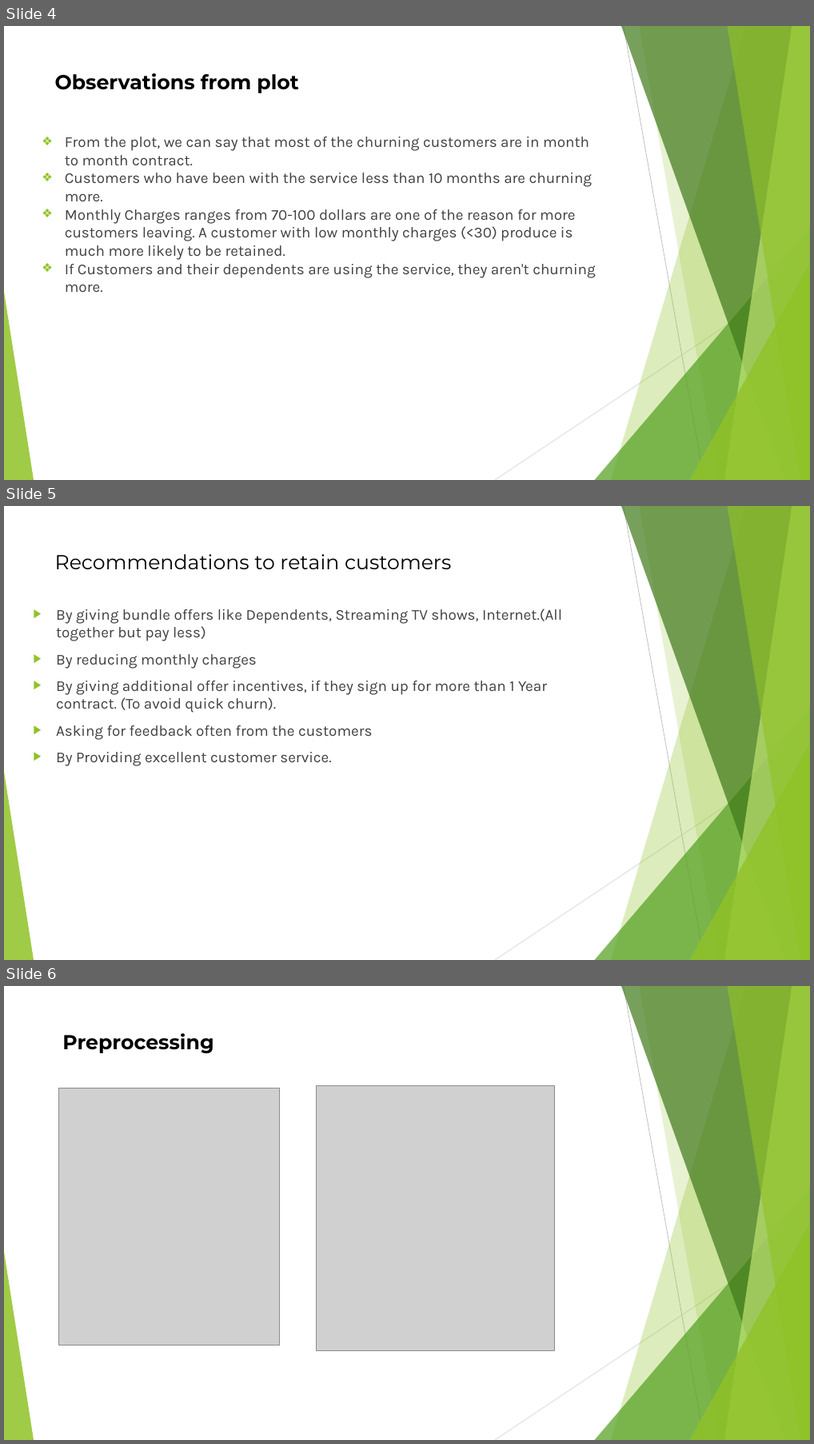
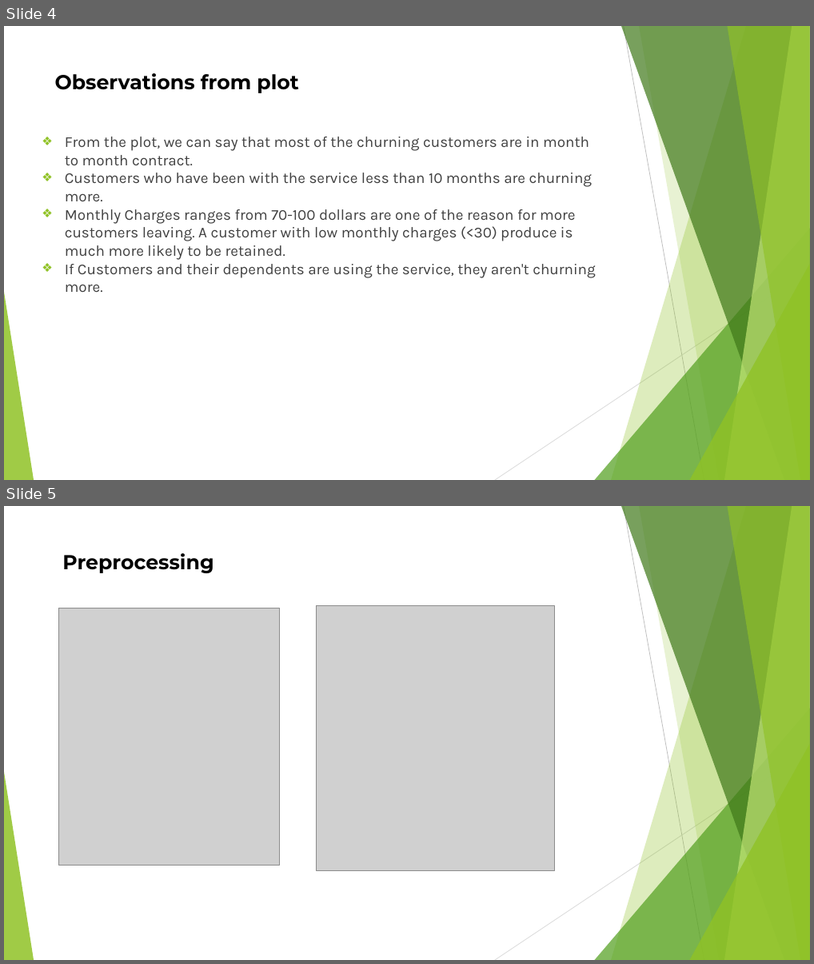
Before and after one commit to mangaioct6/Final_Project, a slide deck: Final Project.pptx. Shown one above the other, each under a label of ours: slides 4, 5 and 6 before the commit, slides 4 and 5 after it. The pictures are 814x1444 and 814x964 pixels, drawn with LibreOffice and Linux fonts; fonts in the diff are those of the drawing; grey boxes stand for pictures. Boxes give left, top, right and bottom in pixels: in the first picture for what was removed or moved away, otherwise in the second. Text is boxed around its words. In the diff, an @@ line names an element or a change of style, - is before the commit and + after.

```diff
--- a/Final Project.pptx
+++ b/Final Project.pptx
@@ slide 5 removed at [4,506,810,960], background #FFFFFF; not listed: 10 template elements that a slide beside it also shows @@
@@ title removed at [55,554,451,569] @@
-Recommendations to retain customers
@@ text removed at [56,608,562,766] @@
-▶ By giving bundle offers like Dependents, Streaming TV shows, Internet.(All together but pay less)
-▶ By reducing monthly charges
-▶ By giving additional offer incentives, if they sign up for more than 1 Year contract. (To avoid quick churn).
-▶ Asking for feedback often from the customers
-▶ By Providing excellent customer service.
@@ what was slide 6 is now slide 5 @@
```
Also in this commit, not shown: 2 slides changed.
